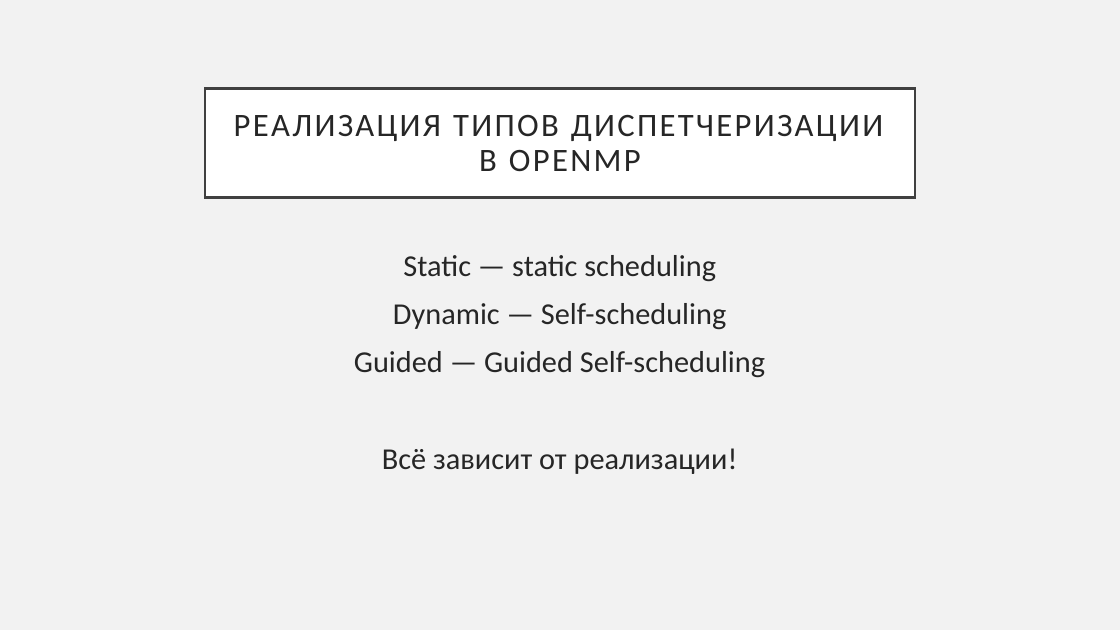
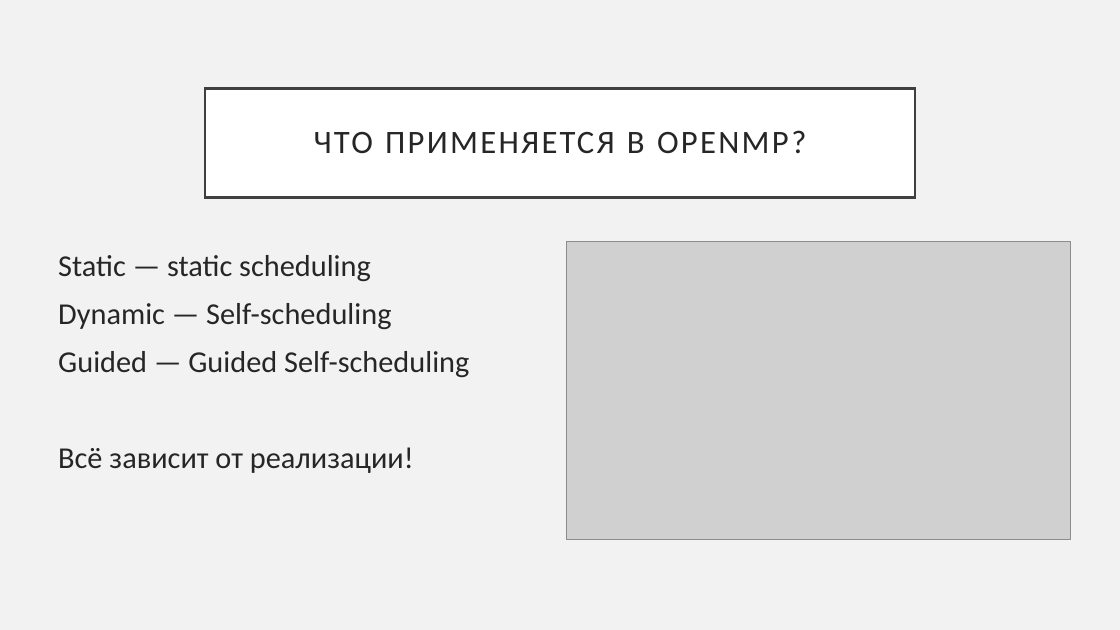
Before and after one commit to Krab1o/UnivAssignments, a slide deck: slide 10 of sem 6/Concurrency/report/presentation.pptx (slide 9 before the commit). Drawn at 1120x630 pixels with LibreOffice and Linux fonts; fonts in the diff are those of the drawing; grey boxes stand for pictures. Boxes give left, top, right and bottom in pixels: in the first picture for what was removed or moved away, otherwise in the second. Text is boxed around its words. In the diff, an @@ line names an element or a change of style, - is before the commit and + after.

```diff
--- a/sem 6/Concurrency/report/presentation.pptx
+++ b/sem 6/Concurrency/report/presentation.pptx
@@ title at bbox=[314, 130, 806, 153]: text changed @@
-РЕАЛИЗАЦИЯ ТИПОВ ДИСПЕТЧЕРИЗАЦИИ В OPENMP
+ЧТО ПРИМЕНЯЕТСЯ В OPENMP?
@@ text "Static — static scheduling": place and size @@
-text "Static — static scheduling" at bbox=[354, 255, 765, 474]
+text "Static — static scheduling" at bbox=[58, 255, 469, 473]
@@ text "Static — static scheduling" at bbox=[58, 255, 469, 473]: alignment centre to left @@
@@ picture added at bbox=[566, 241, 1070, 539] @@
```
Also in this commit, not shown: 1 other slide changed, 7 slides added, 2 other files.
